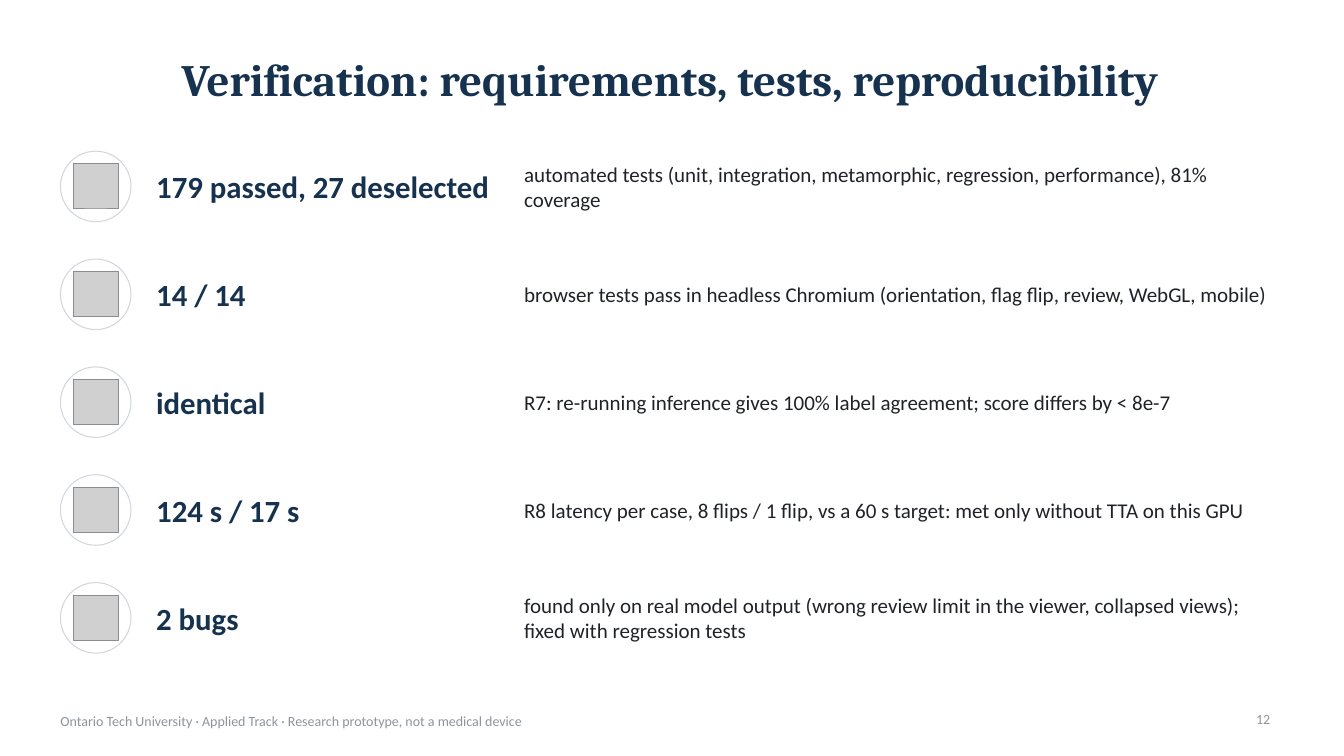
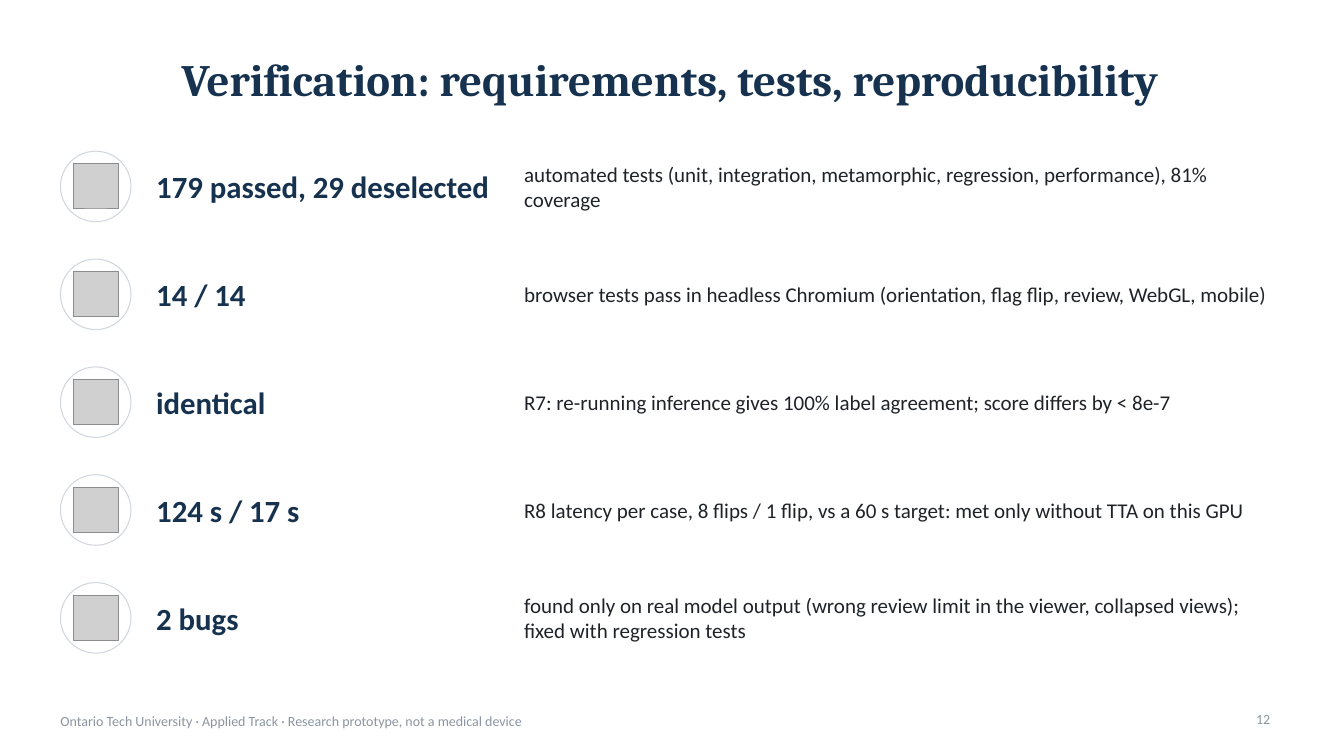
Before and after one commit to DevPatel1704/brain-tumor-qc, a slide deck: slide 12 of docs/slides/btqc_presentation.pptx. Drawn at 1344x756 pixels with LibreOffice and Linux fonts; fonts in the diff are those of the drawing; grey boxes stand for pictures. Boxes give left, top, right and bottom in pixels: in the first picture for what was removed or moved away, otherwise in the second. Text is boxed around its words. In the diff, an @@ line names an element or a change of style, - is before the commit and + after.

Commit message:
Final report and slides on the 98-case pilot
Baseline evaluated on 98 seeded test cases (val 33, in-site 33, held-out 32);
test-time adaptation (E3) and 8-flip vs 1-flip (E4) results added. Report
wording follows the data: no region improves significantly after Holm, and
the largest drop is reported for tumor core and enhancing tumor together.
Tables no longer split mid-row; headings stay with their content.

```diff
--- a/docs/slides/btqc_presentation.pptx
+++ b/docs/slides/btqc_presentation.pptx
@@ text at [156,176,489,203]: text changed @@
-179 passed, 27 deselected
+179 passed, 29 deselected
```
Also in this commit, not shown: 10 other slides changed, 50 other files.
